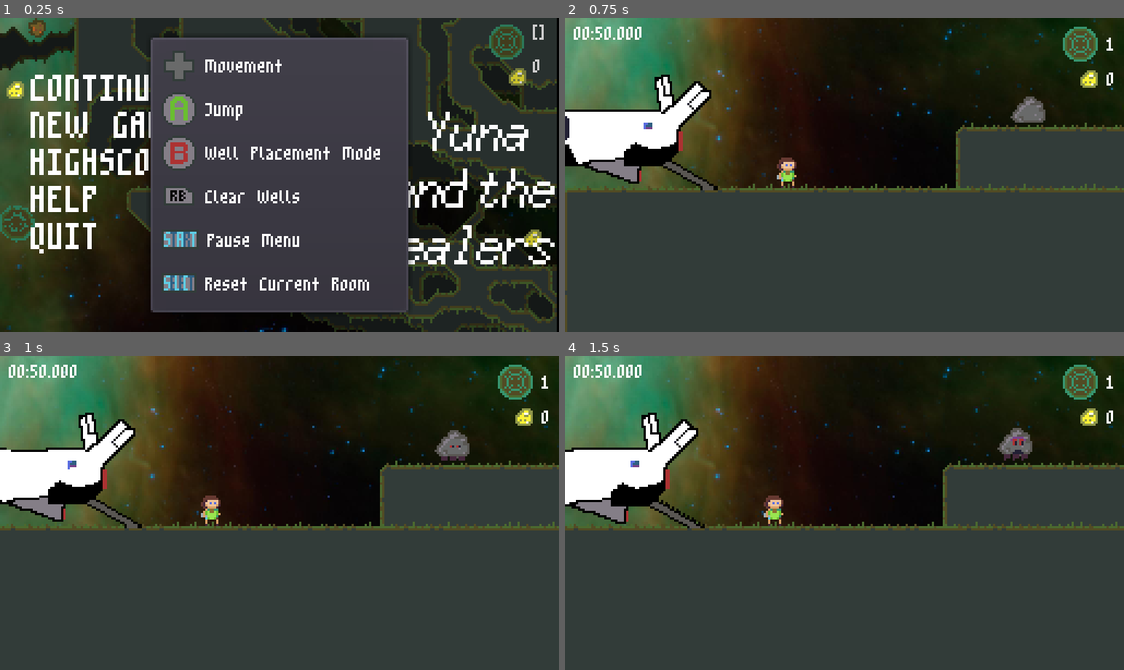
Above: before the commit, frames 1-4 (two rows, left to right).
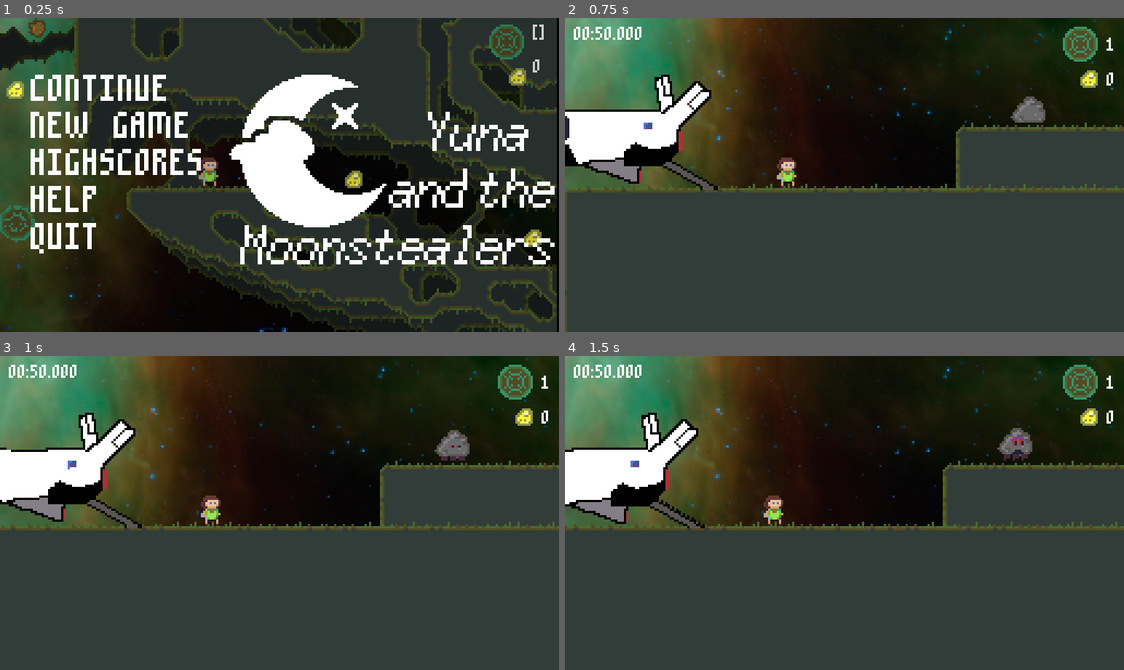
Above: after the commit, the same moments.

Repository: markopolojorgensen/github-gameoff-2020
Game: Godot game, scene res://game.tscn
Same seed, same stepped clock (60 frames per second), same inputs: the game is played once before the commit and once after it. The engine's default icon, where the game draws it, is replaced by a stand-in: a white triangle on a blue panel in a dark square. Sound files missing from this copy of the repository are replaced by a short silence.
Inputs (mouse positions are in pixels of both pictures, inside the frame that each line leads up to):
- Up to frame 1 (0.25 s): no input
- Up to frame 2 (0.75 s): tap Enter (ui_accept) at 0.5 s; drag from (581, 90) to (900, 105) at 0.52 s
- Up to frame 3 (1 s): no input
- Up to frame 4 (1.5 s): drag from (732, 528) to (799, 437) at 1.27 s

The runs differ from the first frame. In frame 1, 33% of the frame differs, in the area x 26-74%, y 6-94%; in frame 2, nothing differs; in frame 3, nothing differs; in frame 4, nothing differs.

Commit message:
clarified right butter

Diff:
--- a/menu/help_menu.tscn
+++ b/menu/help_menu.tscn
@@ -27,6 +27,7 @@
 pause_mode = 2
 
 [node name="control" type="Control" parent="."]
+visible = false
 anchor_left = 0.5
 anchor_top = 0.5
 anchor_right = 0.5
@@ -131,11 +132,11 @@
 [node name="label4" type="Label" parent="control/panel_container/v_box_container/h_box_container7"]
 margin_left = 20.0
 margin_top = 3.0
-margin_right = 64.0
+margin_right = 104.0
 margin_bottom = 13.0
 size_flags_horizontal = 4
 custom_fonts/font = SubResource( 2 )
-text = "Clear Wells"
+text = "Clear Wells (in room)"
 align = 1
 
 [node name="h_box_container5" type="HBoxContainer" parent="control/panel_container/v_box_container"]
